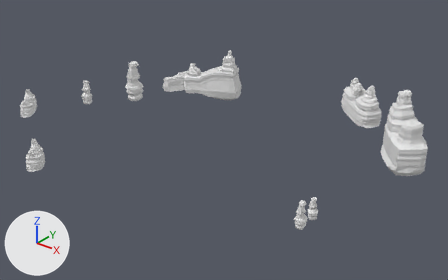
Renders of the glTF model src/assets/models/chimneys.gltf from each side of a commit.
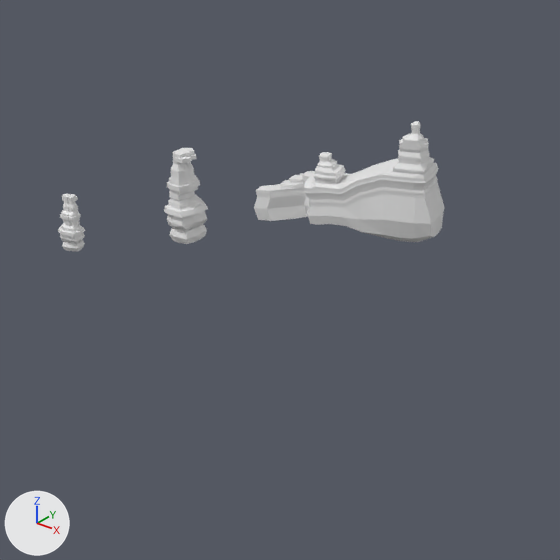
Each version appears first whole from a 50 mm camera at (487.0, -476.0, 353.0) aimed at (18.0, 110.0, -11.0), and next in a close-up on the part from 13% to 65% of the width and 0% to 83% of the height. Arrows for +X, +Y and +Z are at lower left; the lights stay in place. Where no turn or scale is listed for an object, it has been applied to the vertices.
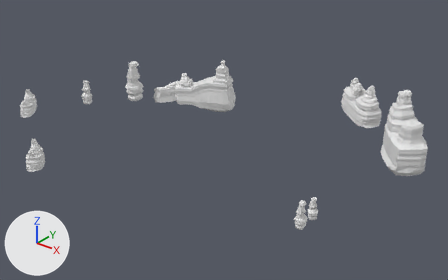
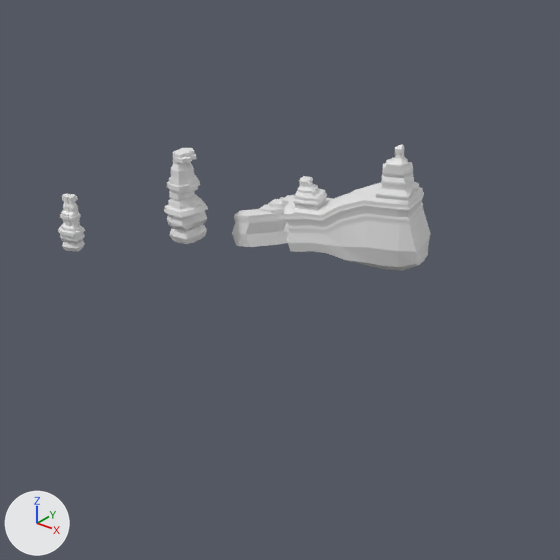
The change in detail:
Object 'Cube' (ob_cube) moves from (-77.4, 234.4, 3.1) to (-56.4, 192.2, 3.1).

What differs and where, as boxes (x1, y1, x2, y2) in the close-ups (560 x 560 px):
'Cube', moved: before (254, 121, 445, 242); after (232, 145, 431, 270)
